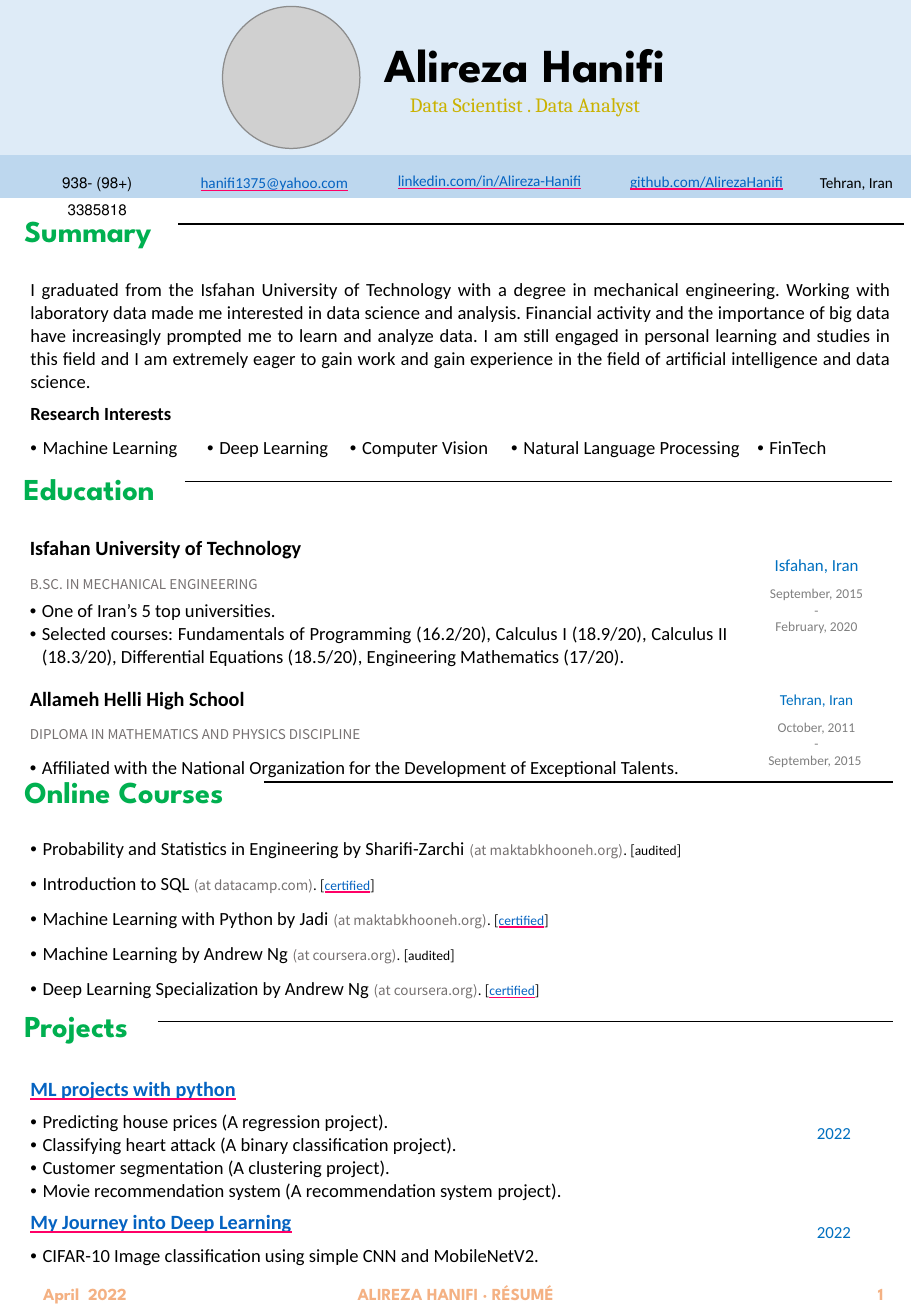
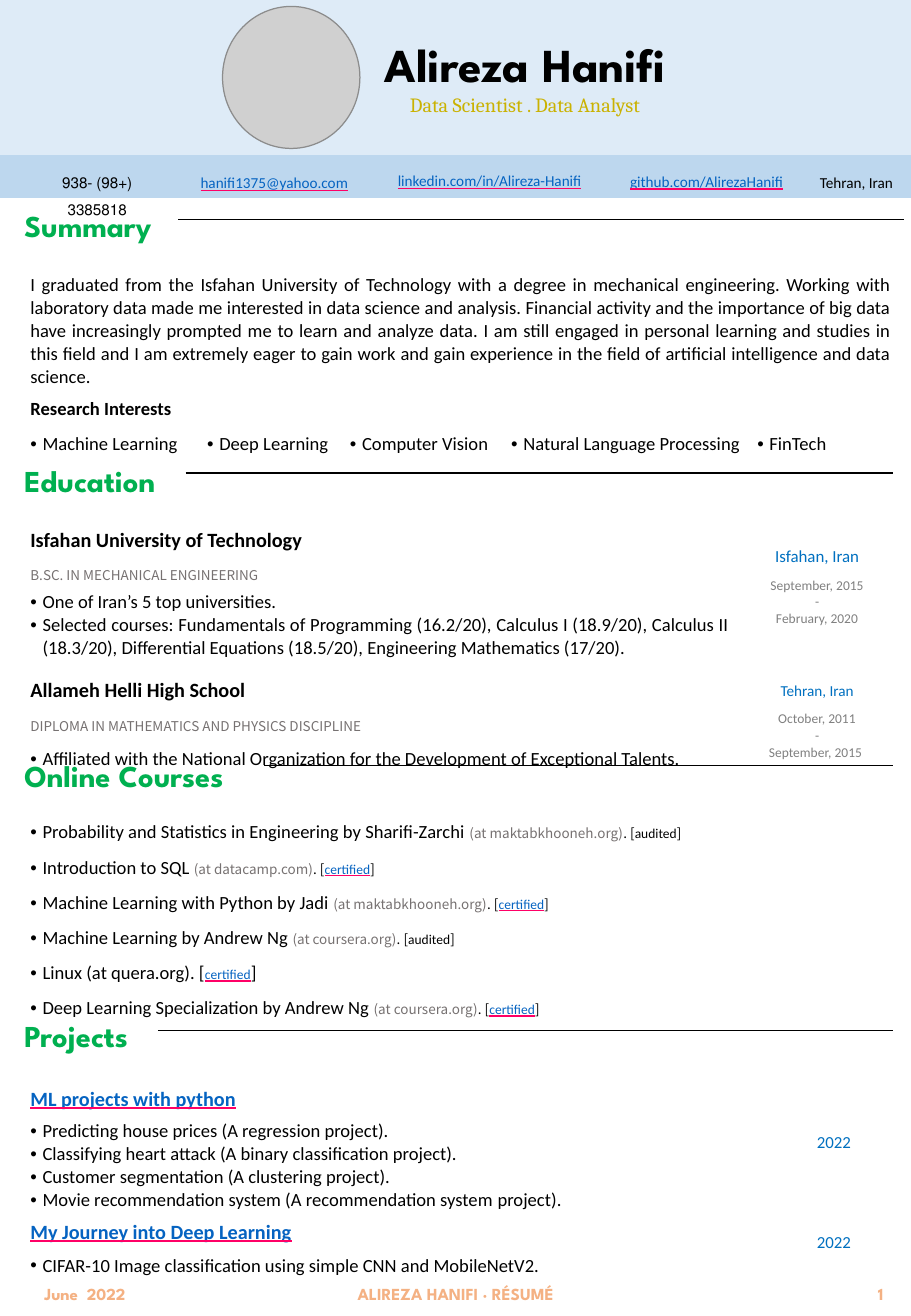
Before and after one commit to AlirezaHanifi/My_CV, a slide deck: slide 1 of AlirezaHanifi's English resume.pptx. Drawn at 911x1316 pixels with LibreOffice and Linux fonts; fonts in the diff are those of the drawing; grey boxes stand for pictures; background and template pictures are left out. Boxes give left, top, right and bottom in pixels: in the first picture for what was removed or moved away, otherwise in the second. Text is boxed around its words. In the diff, an @@ line names an element or a change of style, - is before the commit and + after.

Commit message:
June 2022

```diff
--- a/AlirezaHanifi's English resume.pptx
+++ b/AlirezaHanifi's English resume.pptx
@@ table moved from (x1=18, y1=197, x2=894, y2=461) to (x1=18, y1=193, x2=894, y2=457) @@
@@ table resized from (x1=18, y1=451, x2=894, y2=929) to (x1=18, y1=442, x2=894, y2=913) @@
@@ table at (x1=18, y1=739, x2=894, y2=1247) @@
+row 7: Linux (at quera.org). [certified] |  |  |  | 
@@ table resized from (x1=18, y1=756, x2=894, y2=1003) to (x1=18, y1=739, x2=894, y2=1247) @@
@@ table moved from (x1=18, y1=991, x2=893, y2=1269) to (x1=18, y1=1001, x2=893, y2=1279) @@
@@ text at (x1=44, y1=1289, x2=126, y2=1300): text changed @@
-April 2022
+June 2022
```
Also in this commit, not shown: 1 other slide changed, 2 other files.
